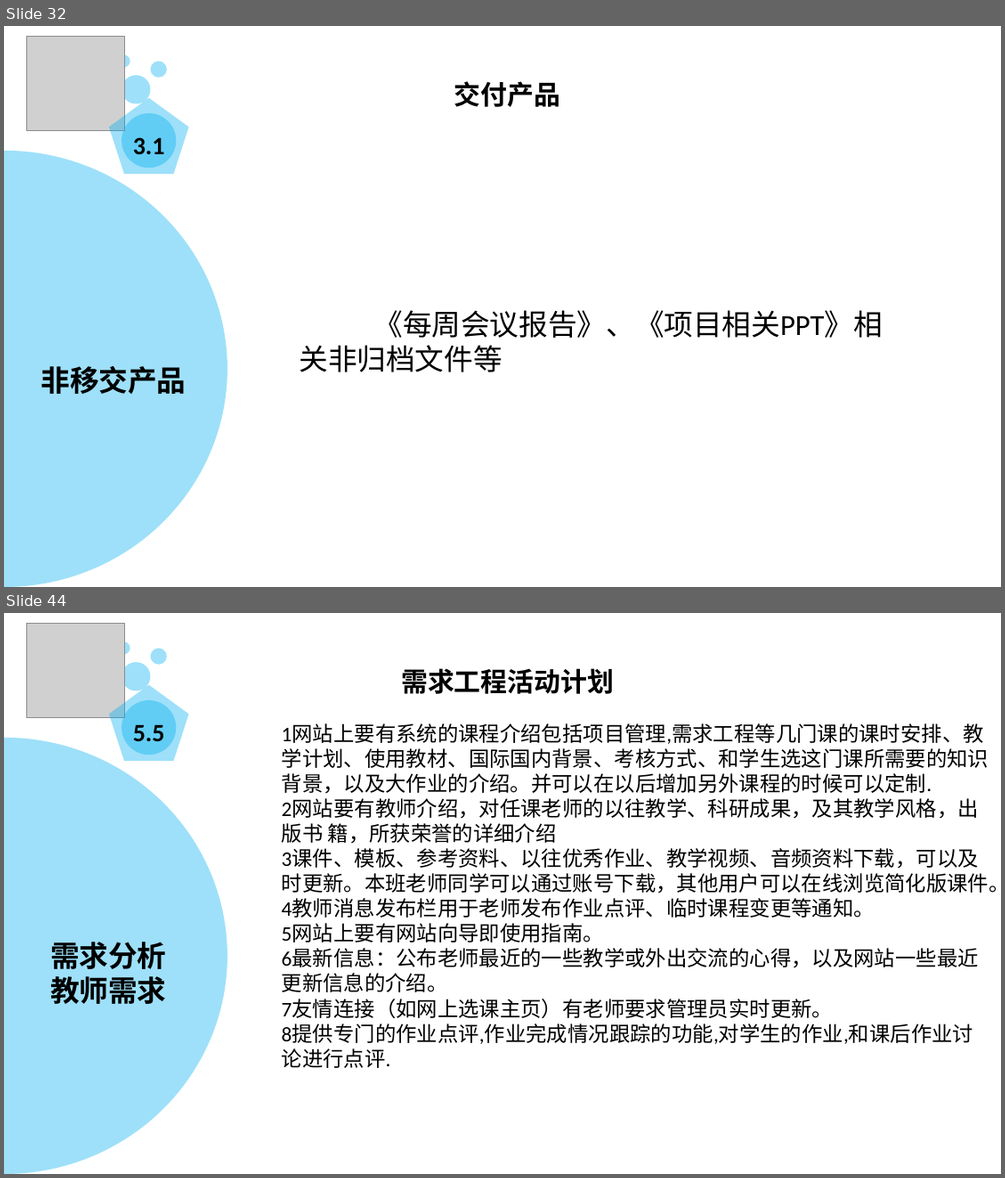
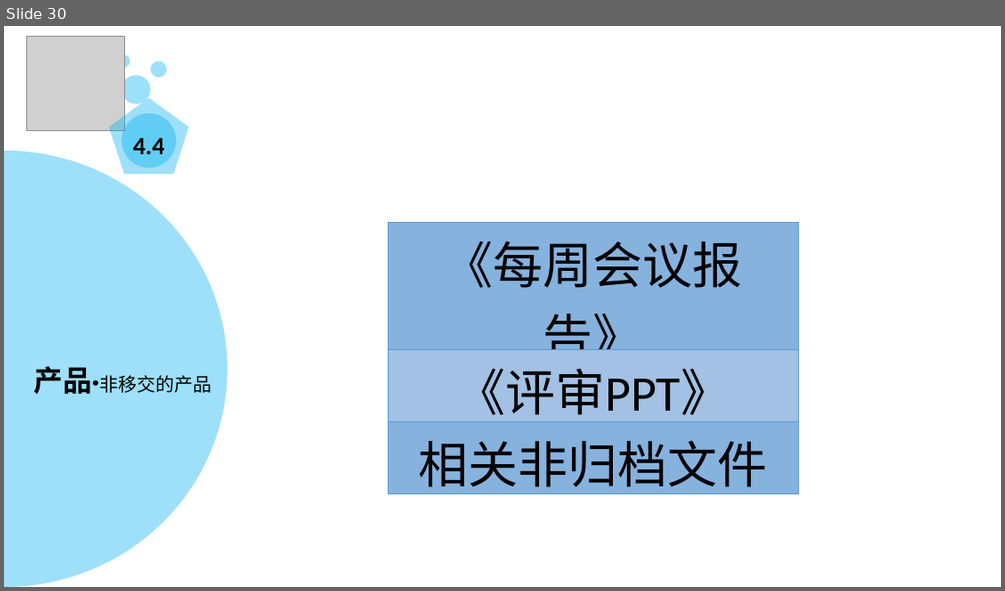
Before and after one commit to PRD2018-G13/PRD2018-G13-TeamProject, a slide deck: PRD2018-G13组项目/软件工程系列课程教学辅助网站/受控文档/分析设计/PRD2018-G13-项目里程碑.pptx. Shown one above the other, each under a label of ours: slides 32 and 44 before the commit, slide 30 after it; the slides between them are not shown. The pictures are 1005x1178 and 1005x591 pixels, drawn with LibreOffice and Linux fonts; fonts in the diff are those of the drawing; grey boxes stand for pictures; background and template pictures are left out. Boxes give left, top, right and bottom in pixels: in the first picture for what was removed or moved away, otherwise in the second. Text is boxed around its words. In the diff, an @@ line names an element or a change of style, - is before the commit and + after.

```diff
--- a/PRD2018-G13组项目/软件工程系列课程教学辅助网站/受控文档/分析设计/PRD2018-G13-项目里程碑.pptx
+++ b/PRD2018-G13组项目/软件工程系列课程教学辅助网站/受控文档/分析设计/PRD2018-G13-项目里程碑.pptx
@@ slide 44 removed at (4,613,1001,1174), background picture (left out); not listed: 1 template element that a slide beside it also shows @@
@@ group removed at (26,623,176,755): 4 ellipses, 1 picture @@
@@ pentagon removed at (109,685,189,761) @@
-5.5
@@ text removed at (401,668,614,694) @@
-需求工程活动计划
@@ pie slice (boxed as its full ellipse) removed at (4,737,226,1174) @@
@@ text removed at (282,724,1001,1068) @@
-1网站上要有系统的课程介绍包括项目管理,需求工程等几门课的课时安排、教学计划、使用教材、国际国内背景、考核方式、和学生选这门课所需要的知识背景，以及大作业的介绍。并可以在以后增加另外课程的时候可以定制.
-2网站要有教师介绍，对任课老师的以往教学、科研成果，及其教学风格，出版书 籍，所获荣誉的详细介绍
-3课件、模板、参考资料、以往优秀作业、教学视频、音频资料下载，可以及时更新。本班老师同学可以通过账号下载，其他用户可以在线浏览简化版课件。
-4教师消息发布栏用于老师发布作业点评、临时课程变更等通知。
-5网站上要有网站向导即使用指南。
-6最新信息：公布老师最近的一些教学或外出交流的心得，以及网站一些最近更新信息的介绍。
-7友情连接（如网上选课主页）有老师要求管理员实时更新。
-8提供专门的作业点评,作业完成情况跟踪的功能,对学生的作业,和课后作业讨论进行点评.
@@ text removed at (50,941,167,1004) @@
-需求分析
-教师需求
@@ what was slide 32 is now slide 30 @@
@@ slide 30 changed as well @@
@@ text removed at (454,81,560,107) @@
-交付产品
@@ text in pentagon at (133,137,165,154): text changed @@
-3.1
+4.4
@@ table added at (388,222,798,499), 3 rows, 1 columns @@
+《每周会议报告》
+《评审PPT》
+相关非归档文件
@@ text removed at (299,310,882,372) @@
-《每周会议报告》、《项目相关PPT》相关非归档文件等
@@ text at (33,366,211,394): text changed; size 28 to 18 pt; bold off @@
-非移交产品
+产品·非移交的产品
```
Also in this commit, not shown: 18 other slides changed, 59 slides added, 56 other slides removed.
